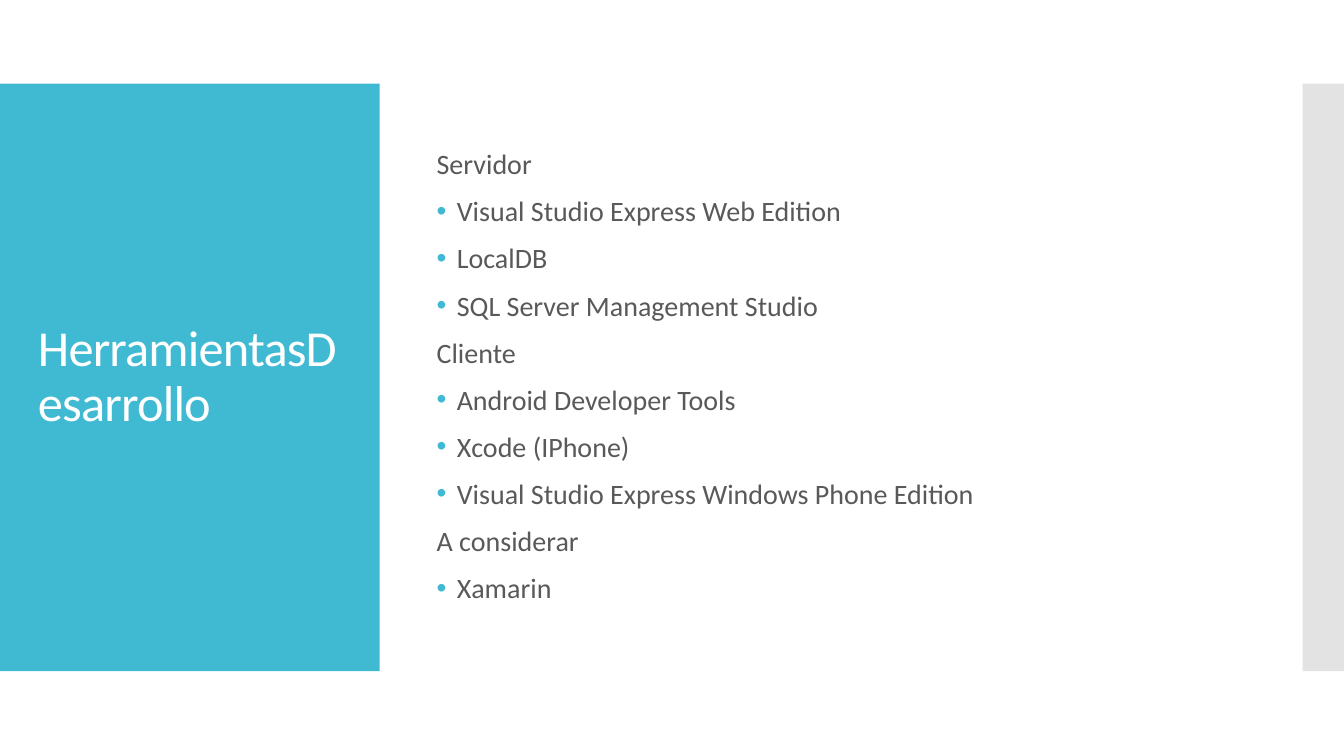
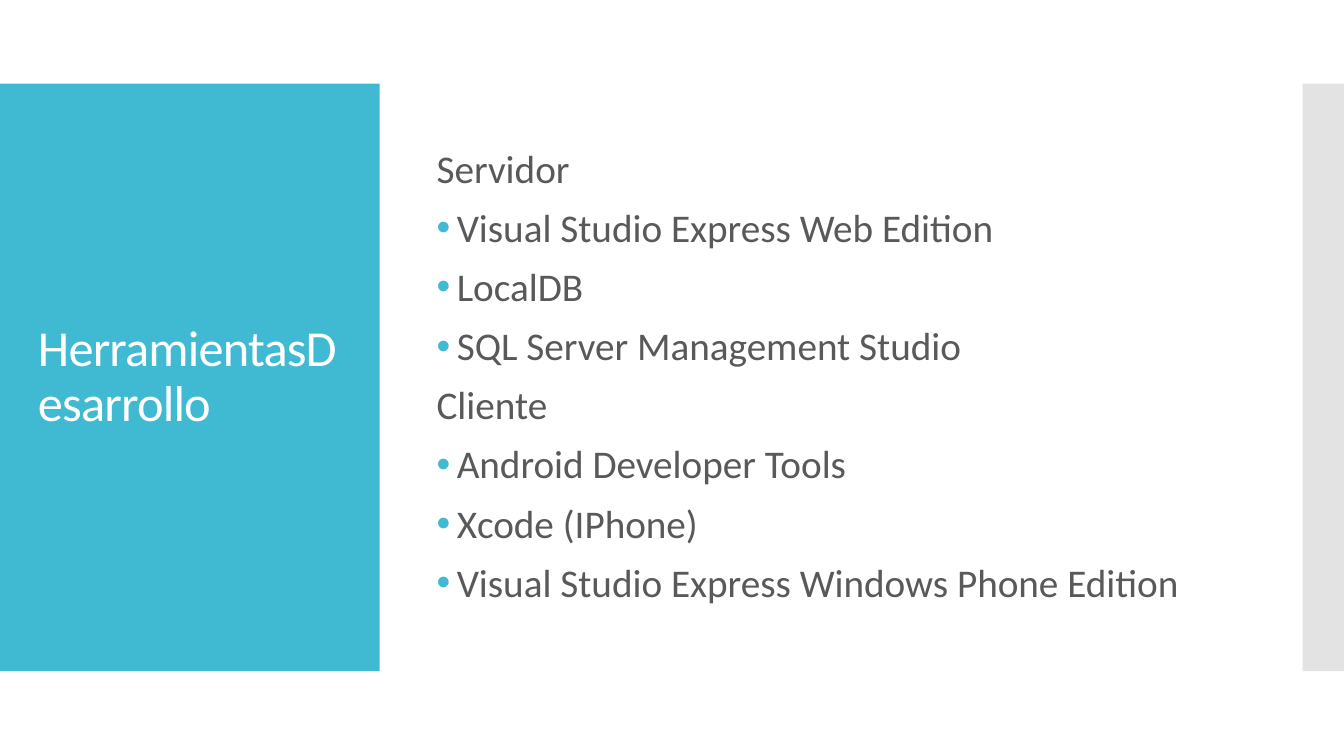
Before and after one commit to dschenkelman/taller-proyectos, a slide deck: slide 3 of Assets/PresentacionTecnica.pptx. Drawn at 1344x756 pixels with LibreOffice and Linux fonts; fonts in the diff are those of the drawing. Boxes give left, top, right and bottom in pixels: in the first picture for what was removed or moved away, otherwise in the second. Text is boxed around its words. In the diff, an @@ line names an element or a change of style, - is before the commit and + after.

```diff
--- a/Assets/PresentacionTecnica.pptx
+++ b/Assets/PresentacionTecnica.pptx
@@ text "Servidor" at bbox=[437, 156, 1178, 604]: size 20 to 28 pt @@
@@ text at bbox=[437, 531, 579, 598]: paragraphs removed @@
-A considerar
-• Xamarin
```
Also in this commit, not shown: 4 other slides changed, 1 slide added, 1 slide removed, 1 other file.
